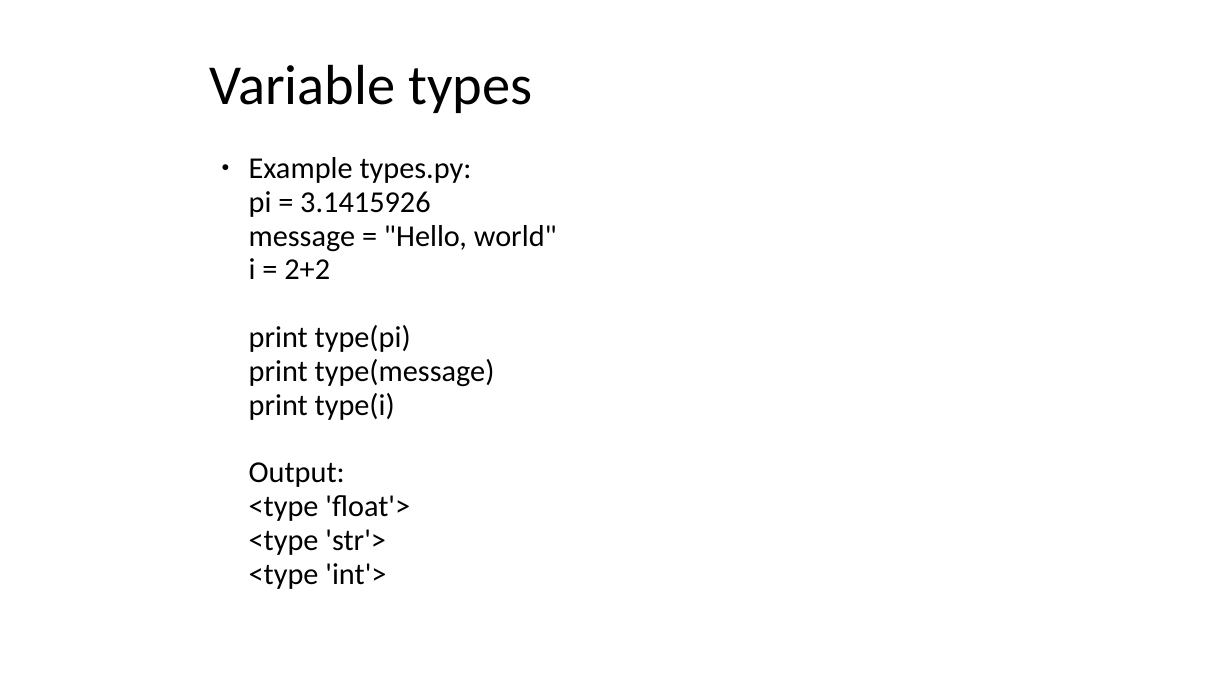
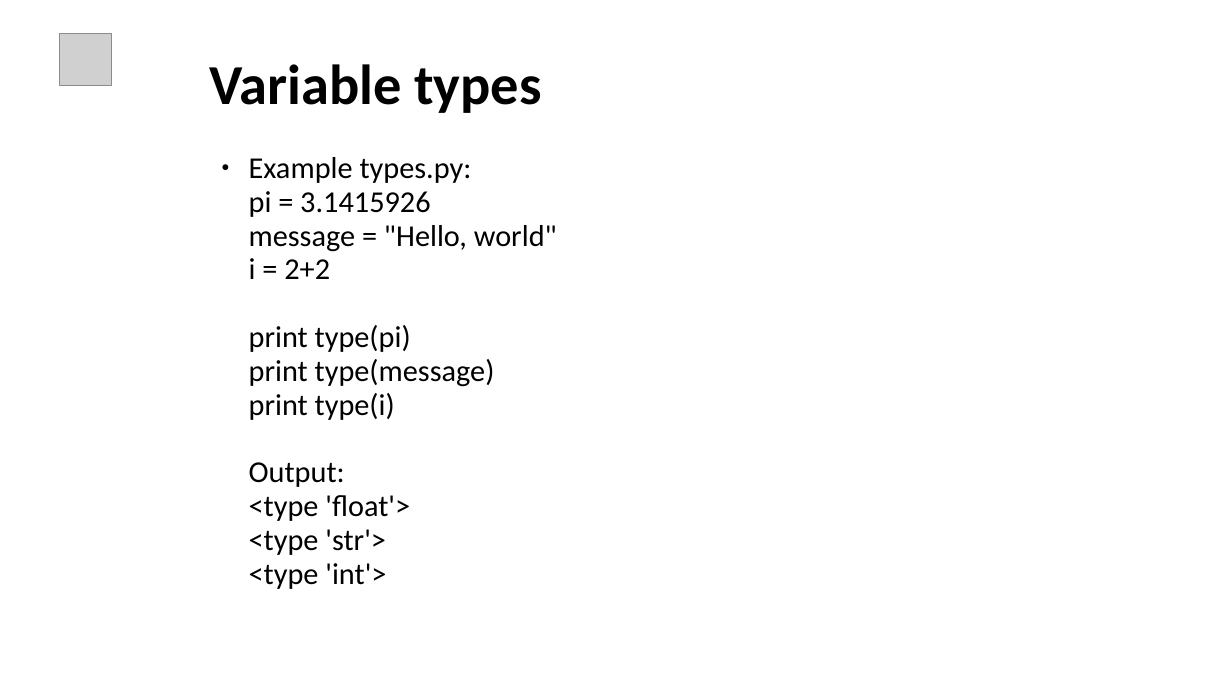
Before and after one commit to ankitagrawal579/Python, a slide deck: slide 12 of Python Ppt.pptx. Drawn at 1232x693 pixels with LibreOffice and Linux fonts; fonts in the diff are those of the drawing; grey boxes stand for pictures. Boxes give left, top, right and bottom in pixels: in the first picture for what was removed or moved away, otherwise in the second. Text is boxed around its words. In the diff, an @@ line names an element or a change of style, - is before the commit and + after.

```diff
--- a/Python Ppt.pptx
+++ b/Python Ppt.pptx
@@ picture added at (x1=59, y1=33, x2=111, y2=85) @@
@@ title "Variable types" at (x1=209, y1=64, x2=541, y2=113): bold on @@
```
Also in this commit, not shown: 23 other slides changed, 20 slides added, 3 slides removed.
